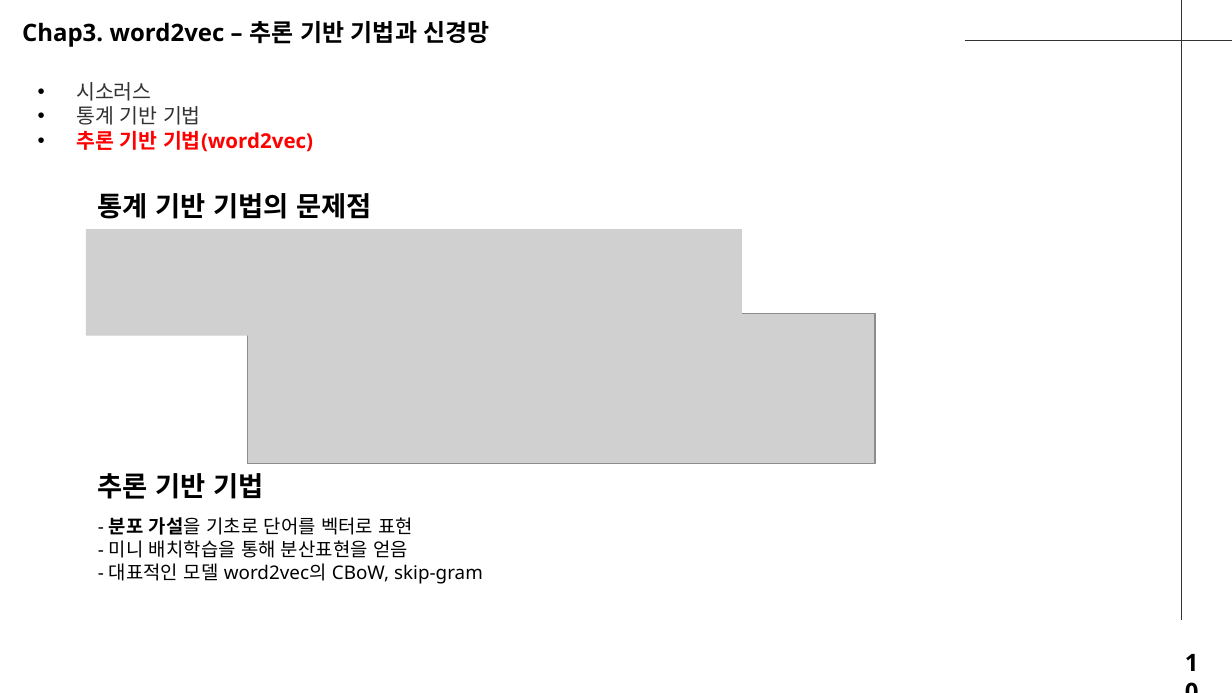
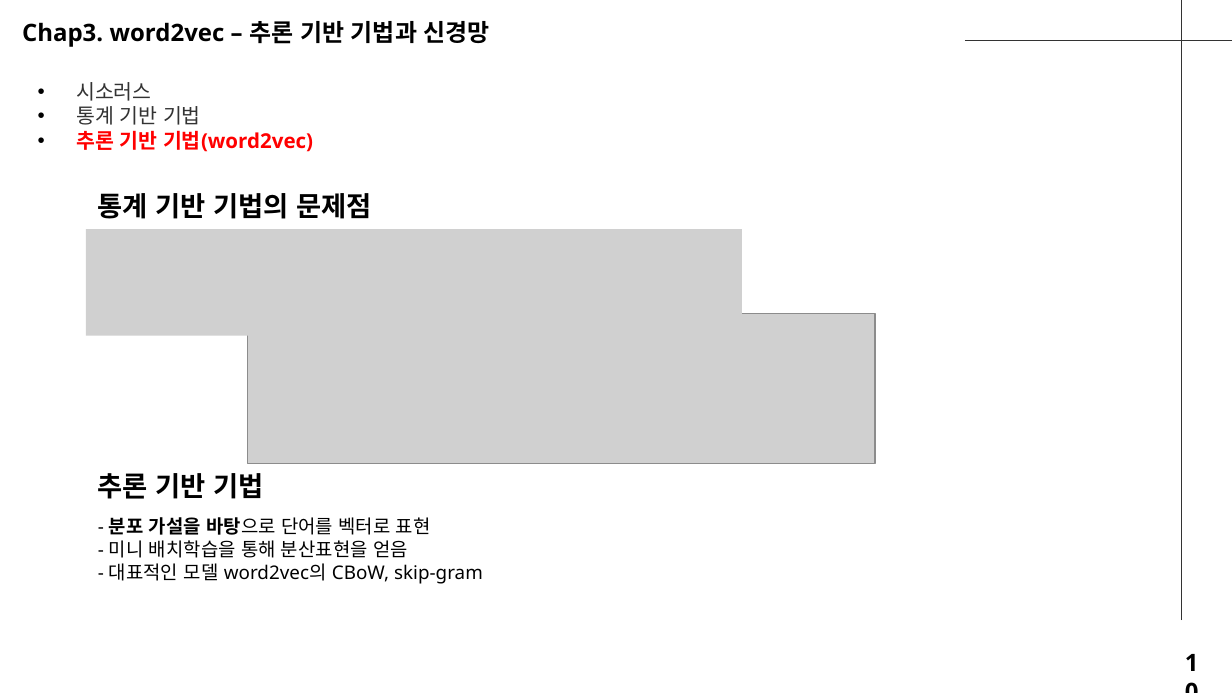
Before and after one commit to seungdeng/Deep-Learning-from-Scratch, a slide deck: slide 10 of study/발표자료/20250220_밑딥2_이승건_chap2345발표자료_NotoSans.pptx. Drawn at 1232x693 pixels with LibreOffice and Linux fonts; fonts in the diff are those of the drawing; grey boxes stand for pictures. Boxes give left, top, right and bottom in pixels: in the first picture for what was removed or moved away, otherwise in the second. Text is boxed around its words. In the diff, an @@ line names an element or a change of style, - is before the commit and + after.

```diff
--- a/study/발표자료/20250220_밑딥2_이승건_chap2345발표자료_NotoSans.pptx
+++ b/study/발표자료/20250220_밑딥2_이승건_chap2345발표자료_NotoSans.pptx
@@ text at (109,517,483,584): text changed @@
-- 분포 가설을 기초로 단어를 벡터로 표현
-- 미니 배치학습을 통해 분산표현을 얻음
-- 대표적인 모델 word2vec의 CBoW, skip-gram
+- 분포 가설을 바탕으로 단어를 벡터로 표현
+- 미니 배치학습을 통해 분산표현을 얻음
+- 대표적인 모델 word2vec의 CBoW, skip-gram
```
Also in this commit, not shown: 7 other slides changed.
